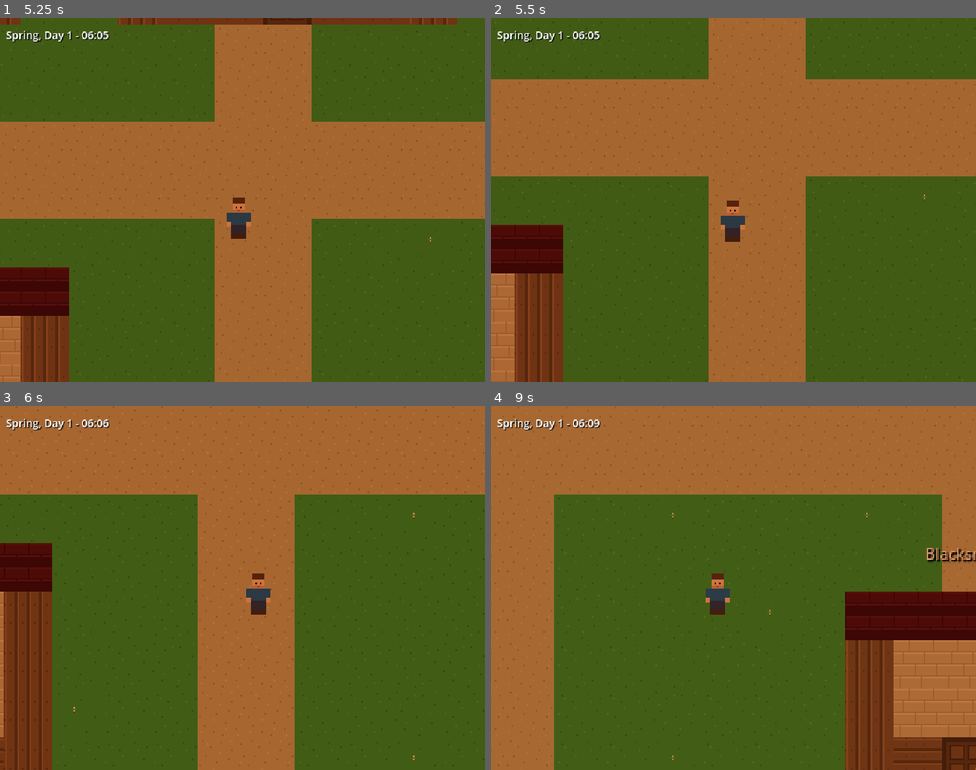
Above: before the commit, frames 1-4 (two rows, left to right).
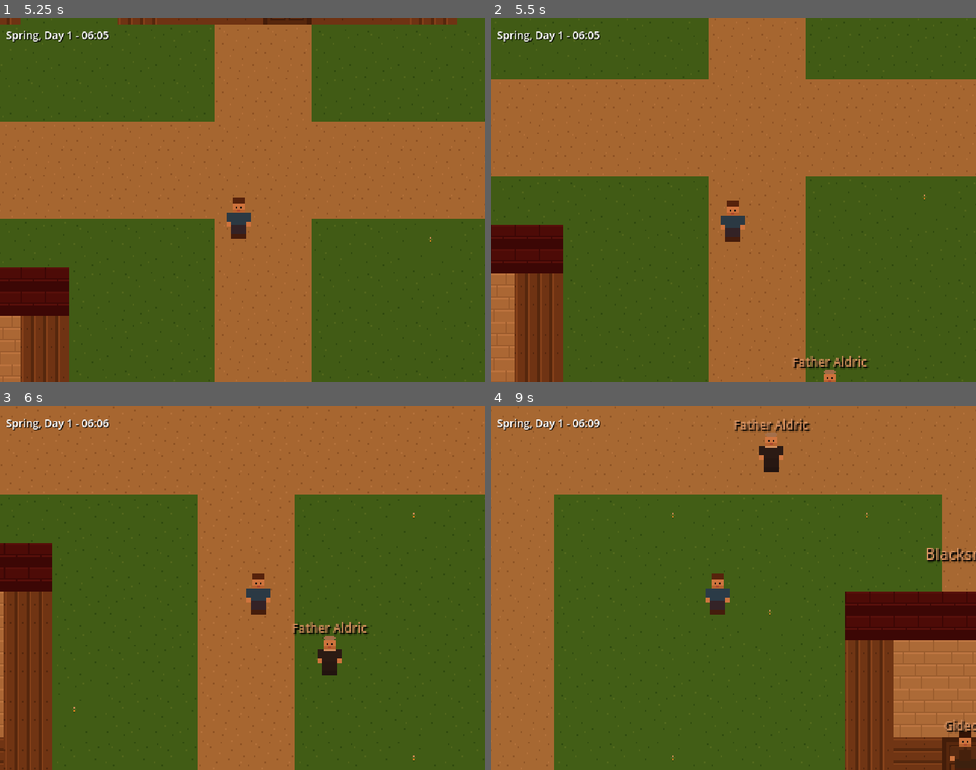
Above: after the commit, the same moments.

Repository: OmuNaman/detailed_game
Game: Godot game, scene res://scenes/world/town.tscn
Same seed, same stepped clock (60 frames per second), same inputs: the game is played once before the commit and once after it.
Inputs:
- Up to frame 1 (5.25 s): tap Enter at 0.5 s; hold D (move_right) 0.53-1.28 s; hold S (move_down) 1.28-2.03 s; hold D (move_right) 2.03-2.78 s; hold W (move_up) 2.78-3.53 s; hold A (move_left) 3.53-5.03 s; hold S (move_down) from 5.03 s (still down)
- Up to frame 2 (5.5 s): keep holding S (move_down)
- Up to frame 3 (6 s): release S (move_down) at 5.78 s; hold D (move_right) from 5.78 s (still down)
- Up to frame 4 (9 s): release D (move_right) at 6.53 s; hold W (move_up) 6.53-7.28 s; hold D (move_right) 7.28-8.03 s; hold S (move_down) 8.03-8.78 s; hold A (move_left) from 8.78 s (still down)

Frame 1 is identical in both runs. In frame 2, 0.4% of the frame differs, in the area x 62-78%, y 92-100%; in frame 3, 0.7%; in frame 4, 1.1%, in the area x 50-100%, y 3-100%.

Commit message:
feat: replace NavigationServer2D with AStarGrid2D, add time speed control
- Replace broken NavigationServer2D/NavigationPolygon with AStarGrid2D
  for reliable tile-based NPC pathfinding
- Rewrite npc_controller.gd to follow A* waypoints instead of nav agent
- NPCs pick random interior floor tiles (spread out inside buildings)
- Add F6 dev tool to cycle time speed (1x/2x/5x/10x/30x/60x)
- Add get_building_interior_positions() for per-building floor tile lists
- Phase 1 foundation: 6/19 checklist items complete

Co-Authored-By: Claude Opus 4.6 <noreply@anthropic.com>

Diff:
--- a/scripts/core/game_clock.gd
+++ b/scripts/core/game_clock.gd
@@ -11,6 +11,11 @@
 
 # 1 real second = 1 game minute
 const REAL_SECONDS_PER_GAME_MINUTE: float = 1.0
+
+# Dev tool: time speed multiplier (cycle with F6)
+const TIME_SCALES: Array[float] = [1.0, 2.0, 5.0, 10.0, 30.0, 60.0]
+var _time_scale_index: int = 0
+var time_scale: float = 1.0
 
 var minute: int = 0
 var hour: int = 6  # Start at 6 AM
@@ -28,11 +33,19 @@
 	total_minutes = hour * MINUTES_PER_HOUR + minute
 
 
+func _unhandled_input(event: InputEvent) -> void:
+	if event is InputEventKey and event.pressed and not event.echo:
+		if event.keycode == KEY_F6:
+			_time_scale_index = (_time_scale_index + 1) % TIME_SCALES.size()
+			time_scale = TIME_SCALES[_time_scale_index]
+			print("[GameClock] Speed: %.0fx" % time_scale)
+
+
 func _process(delta: float) -> void:
 	if is_paused:
 		return
 
-	_elapsed += delta
+	_elapsed += delta * time_scale
 	while _elapsed >= REAL_SECONDS_PER_GAME_MINUTE:
 		_elapsed -= REAL_SECONDS_PER_GAME_MINUTE
 		_advance_minute()
--- a/scripts/npc/npc_controller.gd
+++ b/scripts/npc/npc_controller.gd
@@ -1,7 +1,9 @@
 extends CharacterBody2D
-## Controls a single NPC: schedule-driven movement between buildings via navigation.
+## Controls a single NPC: schedule-driven movement between buildings.
+## Uses AStarGrid2D waypoint-following instead of NavigationAgent2D.
 
 const SPEED: float = 80.0
+const TILE_SIZE: int = 32
 
 var npc_name: String = ""
 var job: String = ""
@@ -10,25 +12,28 @@
 var sprite_path: String = ""
 
 var _current_destination: String = ""
-var _is_navigating: bool = false
 var _building_positions: Dictionary = {}
-var _nav_retry_timer: float = 0.0
-var _nav_ready: bool = false
+var _building_interiors: Dictionary = {}
+
+# A* waypoint following
+var _path: PackedVector2Array = PackedVector2Array()
+var _path_index: int = 0
+var _is_moving: bool = false
+var _astar: AStarGrid2D = null
 
 @onready var sprite: Sprite2D = $Sprite2D
-@onready var nav_agent: NavigationAgent2D = $NavigationAgent2D
 @onready var name_label: Label = $NameLabel
 
 
-func initialize(data: Dictionary, building_positions: Dictionary) -> void:
+func initialize(data: Dictionary, building_positions: Dictionary, building_interiors: Dictionary = {}) -> void:
 	## Call BEFORE adding to scene tree. Sets NPC identity and building targets.
 	npc_name = data.get("name", "NPC")
 	job = data.get("job", "")
 	home_building = data.get("home", "")
 	workplace_building = data.get("workplace", "")
 	sprite_path = data.get("sprite", "")
-
 	_building_positions = building_positions
+	_building_interiors = building_interiors
 
 
 func _ready() -> void:
@@ -38,49 +43,43 @@
 			sprite.texture = tex
 	name_label.text = npc_name
 
-	nav_agent.path_desired_distance = 8.0
-	nav_agent.target_desired_distance = 16.0
-	nav_agent.navigation_finished.connect(_on_navigation_finished)
-
 	EventBus.time_hour_changed.connect(_on_hour_changed)
 
-	# TileMapLayer builds its navmesh asynchronously after entering the tree.
-	# Wait several physics frames to ensure NavigationServer has fully synced.
-	_wait_for_navigation()
+	# Wait one frame for the scene tree to be fully built, then grab the A* grid
+	await get_tree().process_frame
+	var town_map: Node2D = get_parent().get_node_or_null("TownMap")
+	if town_map and town_map.has_method("get_astar"):
+		_astar = town_map.get_astar()
+		print("[%s] Got AStarGrid2D reference" % npc_name)
+	else:
+		push_error("[%s] Could not find TownMap or get_astar()!" % npc_name)
+		return
 
-
-func _wait_for_navigation() -> void:
-	for i: int in range(10):
-		await get_tree().physics_frame
-
-	_nav_ready = true
-	print("[%s] Navigation ready. Current hour: %d" % [npc_name, GameClock.hour])
+	# Initial destination based on current hour
 	_update_destination(GameClock.hour)
 
 
-func _physics_process(delta: float) -> void:
-	if not _nav_ready:
+func _physics_process(_delta: float) -> void:
+	if not _is_moving or _path.is_empty():
 		return
 
-	# Retry navigation if path wasn't found on first attempt
-	if _nav_retry_timer > 0.0:
-		_nav_retry_timer -= delta
-		if _nav_retry_timer <= 0.0:
-			print("[%s] Retrying navigation to '%s'" % [npc_name, _current_destination])
-			_current_destination = ""  # force re-evaluation
-			_update_destination(GameClock.hour)
-		return
+	var target: Vector2 = _path[_path_index]
+	var distance: float = global_position.distance_to(target)
 
-	if not _is_navigating:
-		return
+	if distance < 4.0:
+		# Reached this waypoint, advance to next
+		_path_index += 1
+		if _path_index >= _path.size():
+			# Reached final destination
+			_is_moving = false
+			_path = PackedVector2Array()
+			velocity = Vector2.ZERO
+			print("[%s] Arrived at '%s'" % [npc_name, _current_destination])
+			return
+		target = _path[_path_index]
 
-	if nav_agent.is_navigation_finished():
-		_is_navigating = false
-		velocity = Vector2.ZERO
-		return
-
-	var next_pos: Vector2 = nav_agent.get_next_path_position()
-	var direction: Vector2 = global_position.direction_to(next_pos)
+	# Move toward current waypoint
+	var direction: Vector2 = global_position.direction_to(target)
 	velocity = direction * SPEED
 	move_and_slide()
 
@@ -91,41 +90,60 @@
 		sprite.flip_h = false
 
 
-func _on_navigation_finished() -> void:
-	_is_navigating = false
-	velocity = Vector2.ZERO
-	print("[%s] Arrived at '%s'" % [npc_name, _current_destination])
-
-
 func _on_hour_changed(hour: int) -> void:
-	if _nav_ready:
-		_update_destination(hour)
+	_update_destination(hour)
 
 
 func _update_destination(hour: int) -> void:
+	if _astar == null:
+		return
+
 	var dest: String = _get_schedule_destination(hour)
 	if dest == _current_destination:
 		return
 
 	_current_destination = dest
-	var target: Vector2 = _building_positions.get(dest, Vector2.ZERO)
-	if target == Vector2.ZERO:
-		push_warning("%s: no position found for building '%s'" % [npc_name, dest])
+
+	# Pick a random interior tile if available, otherwise use door position
+	var target_pos: Vector2 = Vector2.ZERO
+	if _building_interiors.has(dest) and _building_interiors[dest].size() > 0:
+		var tiles: Array = _building_interiors[dest]
+		target_pos = tiles[randi() % tiles.size()]
+	else:
+		target_pos = _building_positions.get(dest, Vector2.ZERO)
+
+	if target_pos == Vector2.ZERO:
+		push_warning("[%s] No position for building '%s'" % [npc_name, dest])
 		return
 
-	print("[%s] Hour %d -> heading to '%s' at %s (from %s)" % [
-		npc_name, hour, dest, target, global_position])
+	# Convert pixel positions to grid coordinates
+	var from_grid := Vector2i(
+		int(global_position.x) / TILE_SIZE,
+		int(global_position.y) / TILE_SIZE
+	)
+	var to_grid := Vector2i(
+		int(target_pos.x) / TILE_SIZE,
+		int(target_pos.y) / TILE_SIZE
+	)
 
-	nav_agent.target_position = target
-	_is_navigating = true
+	# Clamp to grid bounds
+	from_grid.x = clampi(from_grid.x, 0, 49)
+	from_grid.y = clampi(from_grid.y, 0, 39)
+	to_grid.x = clampi(to_grid.x, 0, 49)
+	to_grid.y = clampi(to_grid.y, 0, 39)
 
-	# Check if navigation actually started after a couple frames
-	await get_tree().physics_frame
-	await get_tree().physics_frame
-	if nav_agent.is_navigation_finished() and global_position.distance_to(target) > nav_agent.target_desired_distance:
-		push_warning("[%s] Navigation failed to '%s' — will retry in 2s" % [npc_name, dest])
-		_is_navigating = false
-		_nav_retry_timer = 2.0
+	# Get path from A*
+	_path = _astar.get_point_path(from_grid, to_grid)
+
+	if _path.is_empty():
+		push_warning("[%s] A* found no path from %s to %s (dest: '%s')" % [
+			npc_name, from_grid, to_grid, dest])
+		return
+
+	_path_index = 0
+	_is_moving = true
+	print("[%s] Hour %d -> '%s' | Path: %d waypoints | From %s -> %s" % [
+		npc_name, hour, dest, _path.size(), from_grid, to_grid])
 
 
 func _get_schedule_destination(hour: int) -> String:
--- a/scripts/world/town.gd
+++ b/scripts/world/town.gd
@@ -16,6 +16,7 @@
 
 func _spawn_npcs(town_map: Node2D) -> void:
 	var building_positions: Dictionary = town_map.get_building_door_positions()
+	var building_interiors: Dictionary = town_map.get_building_interior_positions()
 
 	var file := FileAccess.open("res://data/npcs.json", FileAccess.READ)
 	if not file:
@@ -32,7 +33,7 @@
 
 	for npc_data: Dictionary in npc_data_list:
 		var npc: CharacterBody2D = NPC_SCENE.instantiate()
-		npc.initialize(npc_data, building_positions)
+		npc.initialize(npc_data, building_positions, building_interiors)
 
 		# Spawn at home door position
 		var home_name: String = npc_data.get("home", "")
--- a/scripts/world/town_generator.gd
+++ b/scripts/world/town_generator.gd
@@ -1,8 +1,6 @@
 extends Node2D
 ## Generates the town using TileMapLayer with pixel art sprites.
-## Navigation is handled natively by TileMapLayer — walkable tiles have
-## NavigationPolygon data in the TileSet, and the GroundLayer auto-builds
-## the navmesh from those tiles.
+## Pathfinding uses AStarGrid2D directly on the tile grid — no NavigationServer needed.
 
 const TILE_SIZE: int = 32
 const MAP_WIDTH: int = 50
@@ -54,6 +52,9 @@
 var _label_layer: Node2D
 var _tile_set: TileSet
 
+# AStarGrid2D for NPC pathfinding — replaces broken NavigationServer2D approach
+var _astar: AStarGrid2D
+
 
 func _ready() -> void:
 	_tile_set = _create_tileset()
@@ -61,13 +62,13 @@
 	_ground_layer = TileMapLayer.new()
 	_ground_layer.name = "GroundLayer"
 	_ground_layer.tile_set = _tile_set
-	_ground_layer.navigation_enabled = true  # TileMapLayer auto-builds navmesh
+	_ground_layer.navigation_enabled = false
 	add_child(_ground_layer)
 
 	_building_layer = TileMapLayer.new()
 	_building_layer.name = "BuildingLayer"
 	_building_layer.tile_set = _tile_set
-	_building_layer.navigation_enabled = false  # walls/roofs not navigable
+	_building_layer.navigation_enabled = false
 	add_child(_building_layer)
 
 	_label_layer = Node2D.new()
@@ -79,14 +80,14 @@
 	_place_buildings()
 	_place_water()
 	_render_map()
+	_build_astar()
 	_add_building_labels()
 	_add_map_boundary()
 
 
 func _create_tileset() -> TileSet:
 	## Builds a TileSet in code with one atlas source containing all tile sprites.
-	## Walkable tiles get NavigationPolygon (used by TileMapLayer to auto-build navmesh).
-	## Non-walkable tiles get physics collision.
+	## Non-walkable tiles get physics collision. No navigation layer needed (using AStarGrid2D).
 	var ts := TileSet.new()
 	ts.tile_size = Vector2i(TILE_SIZE, TILE_SIZE)
 
@@ -95,8 +96,7 @@
 	ts.set_physics_layer_collision_layer(0, 1)
 	ts.set_physics_layer_collision_mask(0, 0)
 
-	# Add navigation layer (index 0) for walkable tiles
-	ts.add_navigation_layer()
+	# No navigation layer — we use AStarGrid2D instead
 
 	# Atlas source: each tile is a separate 32x32 image loaded as a 1-column atlas
 	var source := TileSetAtlasSource.new()
@@ -126,8 +126,7 @@
 	var atlas_tex := ImageTexture.create_from_image(atlas_img)
 	source.texture = atlas_tex
 
-	# CRITICAL: add source to TileSet BEFORE creating tiles, so TileData
-	# knows about physics AND navigation layers
+	# Add source to TileSet BEFORE creating tiles
 	ts.add_source(source)
 
 	# Collision polygon points (relative to tile CENTER)
@@ -137,14 +136,6 @@
 		Vector2(hs, hs), Vector2(-hs, hs),
 	])
 
-	# Navigation polygon for walkable tiles (coordinates relative to tile center)
-	var walkable_nav_poly := NavigationPolygon.new()
-	walkable_nav_poly.vertices = PackedVector2Array([
-		Vector2(-hs, -hs), Vector2(hs, -hs),
-		Vector2(hs, hs), Vector2(-hs, hs),
-	])
-	walkable_nav_poly.add_polygon(PackedInt32Array([0, 1, 2, 3]))
-
 	# Create tile data for each tile
 	for i: int in range(tile_paths.size()):
 		var coord := Vector2i(i, 0)
@@ -157,9 +148,7 @@
 			i == Tile.FLOOR or i == Tile.DOOR
 		)
 
-		if is_walkable:
-			tile_data.set_navigation_polygon(0, walkable_nav_poly)
-		else:
+		if not is_walkable:
 			# Non-walkable: add physics collision so player can't walk through
 			tile_data.add_collision_polygon(0)
 			tile_data.set_collision_polygon_points(0, 0, collision_points)
@@ -294,6 +283,37 @@
 			var data: TileData = _building_layer.get_cell_tile_data(Vector2i(x, gy))
 			if data:
 				data.modulate = tint
+
+
+func _build_astar() -> void:
+	## Builds an AStarGrid2D from the logical tile map.
+	## Walkable: GRASS1, GRASS2, GRASS3, PATH, FLOOR, DOOR
+	## Solid: WALL_FRONT, WALL_SIDE, ROOF, WATER
+	_astar = AStarGrid2D.new()
+	_astar.region = Rect2i(0, 0, MAP_WIDTH, MAP_HEIGHT)
+	_astar.cell_size = Vector2(TILE_SIZE, TILE_SIZE)
+	_astar.offset = Vector2(TILE_SIZE / 2.0, TILE_SIZE / 2.0)  # center of tile
+	_astar.diagonal_mode = AStarGrid2D.DIAGONAL_MODE_NEVER
+	_astar.update()
+
+	# Mark non-walkable tiles as solid
+	for y: int in range(MAP_HEIGHT):
+		for x: int in range(MAP_WIDTH):
+			var tile_id: int = _map[y][x]
+			var is_walkable: bool = (
+				tile_id == Tile.GRASS1 or tile_id == Tile.GRASS2 or
+				tile_id == Tile.GRASS3 or tile_id == Tile.PATH or
+				tile_id == Tile.FLOOR or tile_id == Tile.DOOR
+			)
+			if not is_walkable:
+				_astar.set_point_solid(Vector2i(x, y), true)
+
+	print("[TownMap] AStarGrid2D built: %dx%d, walkable tiles marked" % [MAP_WIDTH, MAP_HEIGHT])
+
+
+func get_astar() -> AStarGrid2D:
+	## Returns the pathfinding grid for NPC navigation.
+	return _astar
 
 
 func _add_building_labels() -> void:
@@ -347,7 +367,8 @@
 		var h: int = bld["h"]
 		# Door is at bottom center of building, centered in that tile
 		var door_x: int = gx + w / 2
-		var door_y: int = gy + h - 1
+		# One tile above the door = inside the building (FLOOR tile)
+		var door_y: int = gy + h - 2
 		var pos := Vector2(
 			door_x * TILE_SIZE + TILE_SIZE / 2.0,
 			door_y * TILE_SIZE + TILE_SIZE / 2.0
@@ -356,5 +377,34 @@
 	return positions
 
 
+func get_building_interior_positions() -> Dictionary:
+	## Returns {building_name: Array[Vector2]} — all walkable FLOOR tiles inside each building.
+	var interiors: Dictionary = {}
+	for bld: Dictionary in _buildings:
+		var gx: int = bld["gx"]
+		var gy: int = bld["gy"]
+		var w: int = bld["w"]
+		var h: int = bld["h"]
+		var tiles: Array[Vector2] = []
+		# Interior = everything inside walls (skip edges and bottom wall row)
+		for y: int in range(gy + 1, gy + h - 1):
+			for x: int in range(gx + 1, gx + w - 1):
+				var tile_id: int = _map[y][x]
+				if tile_id == Tile.FLOOR:
+					tiles.append(Vector2(
+						x * TILE_SIZE + TILE_SIZE / 2.0,
+						y * TILE_SIZE + TILE_SIZE / 2.0
+					))
+		# Also include the door tile as a valid spot
+		var door_x: int = gx + w / 2
+		var door_y: int = gy + h - 1
+		tiles.append(Vector2(
+			door_x * TILE_SIZE + TILE_SIZE / 2.0,
+			door_y * TILE_SIZE + TILE_SIZE / 2.0
+		))
+		interiors[bld["name"]] = tiles
+	return interiors
+
+
 func get_player_spawn_position() -> Vector2:
 	return Vector2(25 * TILE_SIZE + TILE_SIZE / 2.0, 13 * TILE_SIZE + TILE_SIZE / 2.0)
Not shown, added: docs/devlog_010_astar_navigation.md
Not shown, added: docs/devlog_011_milestone_summary.md
